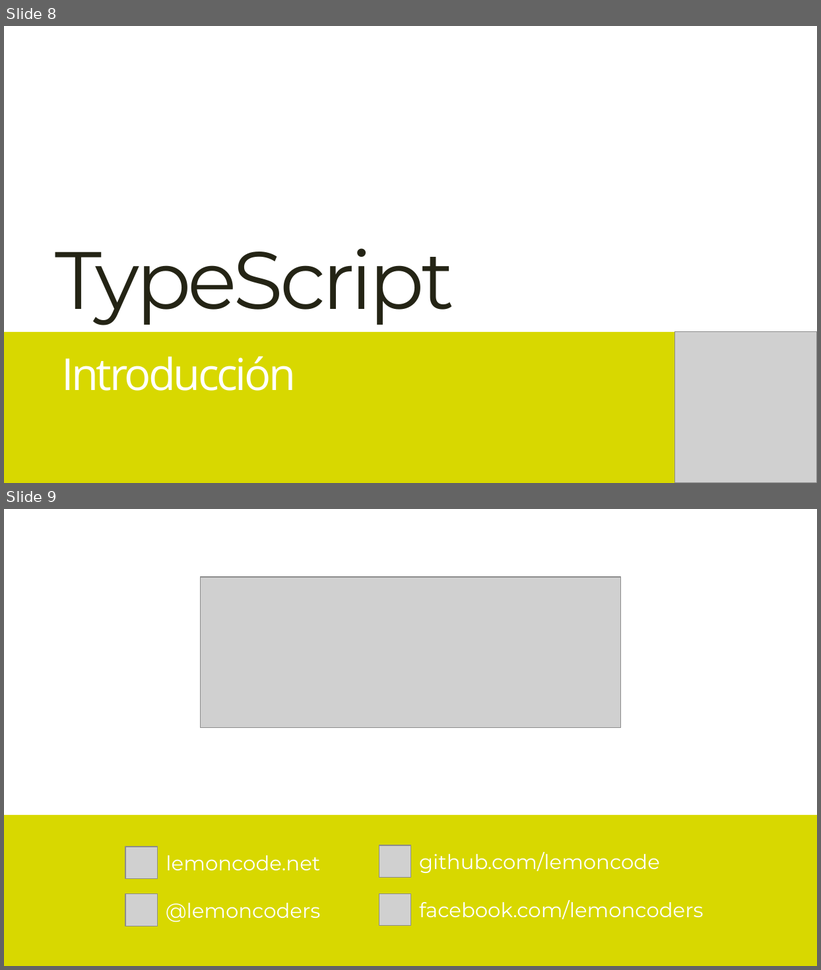
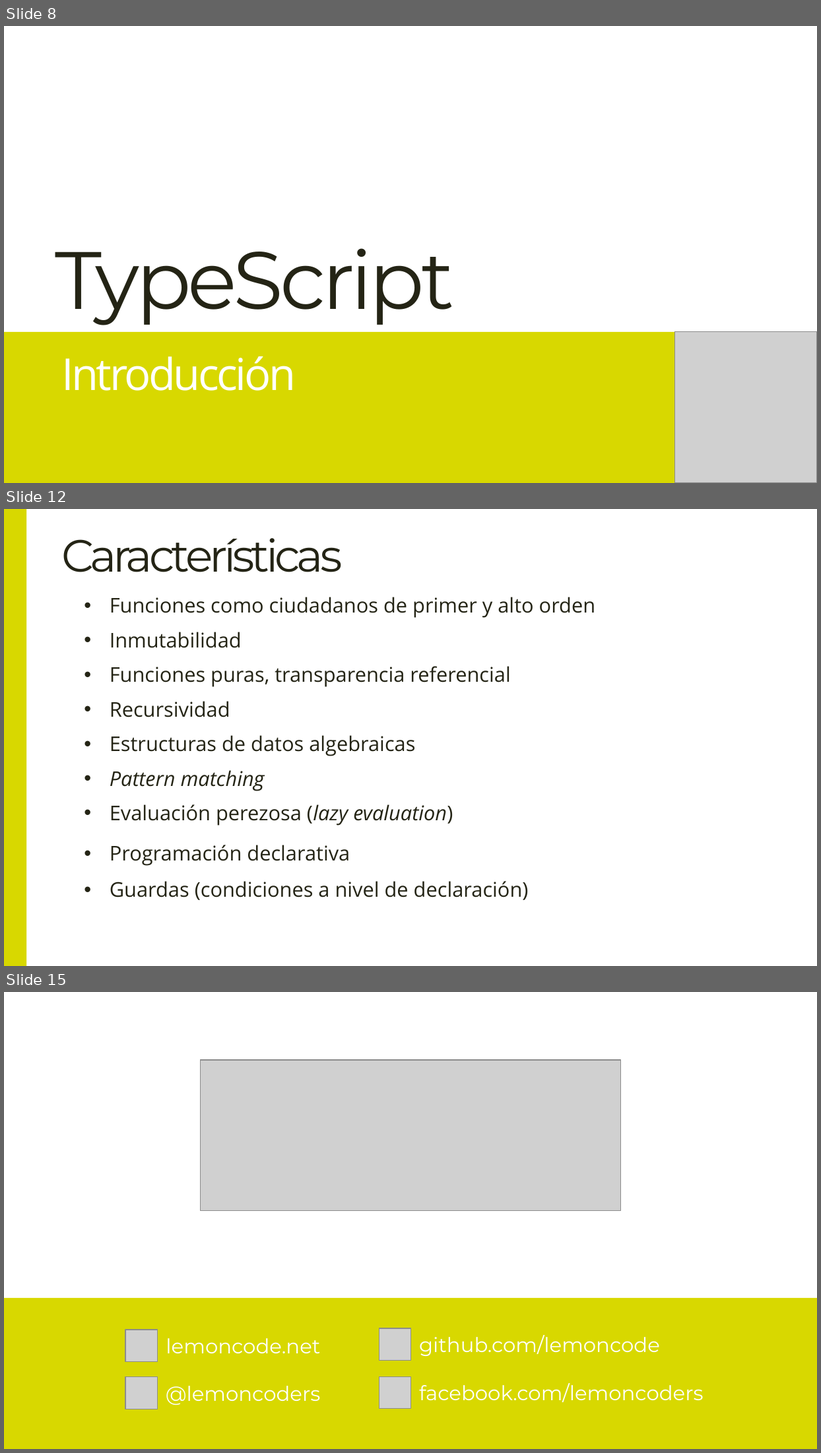
Before and after one commit to Lemoncode/language-sessions, a slide deck: 00 teoría/Language Sessions.pptx. Shown one above the other, each under a label of ours: slides 8 and 9 before the commit, slides 8, 12 and 15 after it; the slides between them are not shown. The pictures are 821x970 and 821x1453 pixels, drawn with LibreOffice and Linux fonts; fonts in the diff are those of the drawing; grey boxes stand for pictures. Boxes give left, top, right and bottom in pixels: in the first picture for what was removed or moved away, otherwise in the second. Text is boxed around its words. In the diff, an @@ line names an element or a change of style, - is before the commit and + after.

```diff
--- a/00 teoría/Language Sessions.pptx
+++ b/00 teoría/Language Sessions.pptx
@@ slide 12 added at (4, 509, 817, 966), background #FFFFFF @@
@@ rectangle added at (4, 509, 26, 966), fill #D8D800 @@
@@ title added at (61, 538, 342, 572), 40 pt, text #242415 @@
+Características
@@ text added at (110, 597, 596, 618), 18 pt, text #242415 @@
+• Funciones como ciudadanos de primer y alto orden
@@ text added at (110, 632, 242, 648), 18 pt, text #242415 @@
+• Inmutabilidad
@@ text added at (110, 666, 510, 687), 18 pt, text #242415 @@
+• Funciones puras, transparencia referencial
@@ text added at (110, 701, 230, 718), 18 pt, text #242415 @@
+• Recursividad
@@ text added at (110, 735, 415, 757), 18 pt, text #242415 @@
+• Estructuras de datos algebraicas
@@ text added at (110, 770, 265, 791), 18 pt, text #242415, italic @@
+• Pattern matching
@@ text added at (110, 805, 453, 826), 18 pt, text #242415 @@
+• Evaluación perezosa (lazy evaluation)
@@ text added at (110, 845, 350, 866), 18 pt, text #242415 @@
+• Programación declarativa
@@ text added at (110, 881, 529, 900), 18 pt, text #242415 @@
+• Guardas (condiciones a nivel de declaración)
@@ what was slide 9 is now slide 15 @@
```
Also in this commit, not shown: 5 other slides added, 7 other files.
